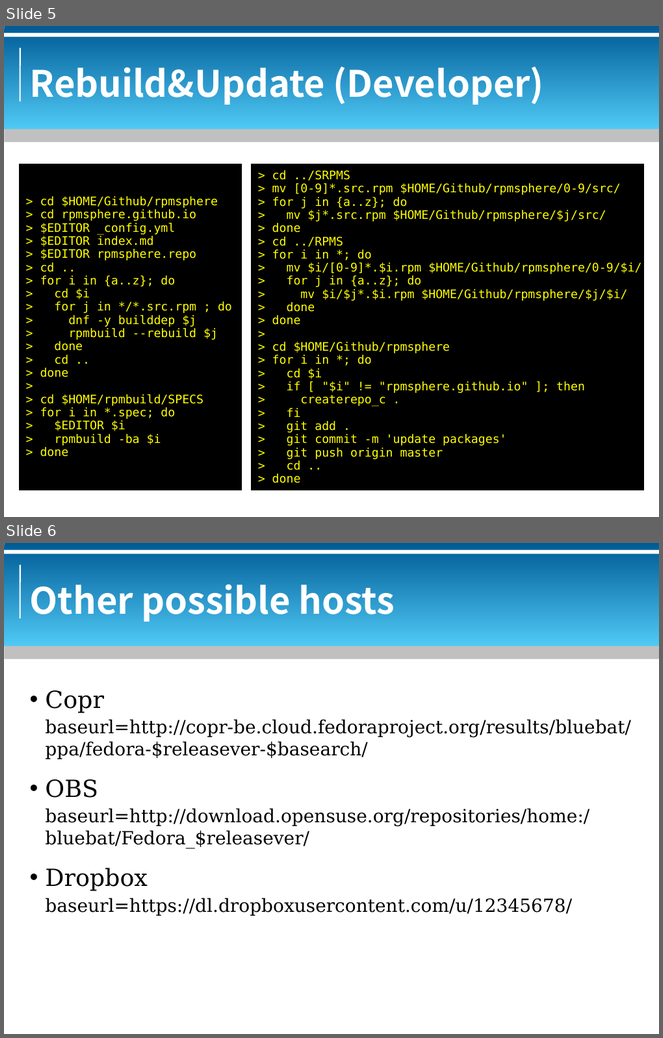
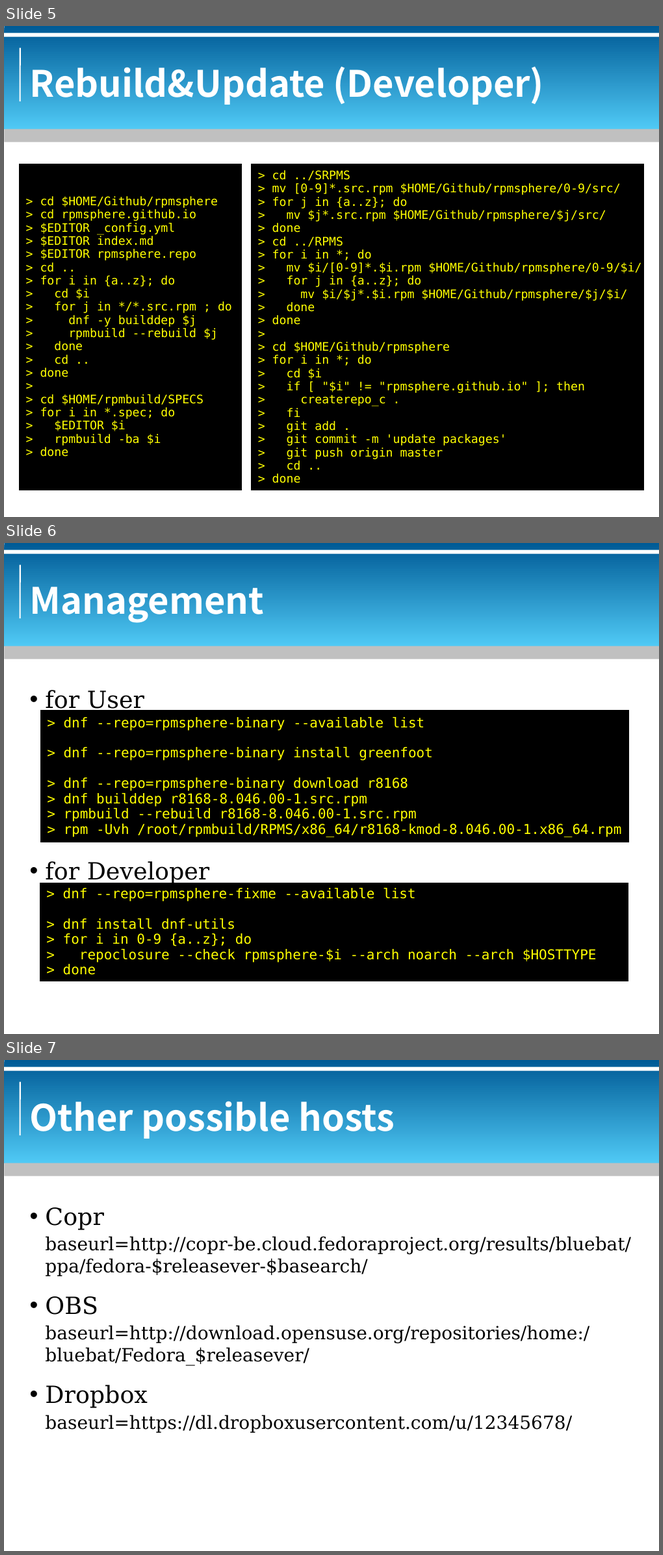
Before and after one commit to bluebat/.presentations, a slide deck: rpmsphere-repository.odp. Shown one above the other, each under a label of ours: slides 5 and 6 before the commit, slides 5, 6 and 7 after it. The pictures are 663x1038 and 663x1555 pixels, drawn with LibreOffice and Linux fonts; fonts in the diff are those of the drawing; background and template pictures are left out. Boxes give left, top, right and bottom in pixels: in the first picture for what was removed or moved away, otherwise in the second. Text is boxed around its words. In the diff, an @@ line names an element or a change of style, - is before the commit and + after.

```diff
--- a/rpmsphere-repository.odp
+++ b/rpmsphere-repository.odp
@@ slide 6 added at (x1=4, y1=543, x2=659, y2=1034), background #FFFFFF; not listed: 5 template elements that a slide beside it also shows @@
@@ title added at (x1=30, y1=587, x2=264, y2=623), 40 pt, text #FFFFFF, bold @@
+Management
@@ text added at (x1=45, y1=690, x2=210, y2=884), 26 pt, text #000000 @@
+• for User
+• for Developer
@@ rectangle added at (x1=40, y1=711, x2=629, y2=843), fill #000000, outline #000000 0 pt, 15 pt, text #FFFF00 @@
+> dnf --repo=rpmsphere-binary --available list
+> dnf --repo=rpmsphere-binary install greenfoot
+> dnf --repo=rpmsphere-binary download r8168
+> dnf builddep r8168-8.046.00-1.src.rpm
+> rpmbuild --rebuild r8168-8.046.00-1.src.rpm
+> rpm -Uvh /root/rpmbuild/RPMS/x86_64/r8168-kmod-8.046.00-1.x86_64.rpm
@@ rectangle added at (x1=40, y1=884, x2=629, y2=982), fill #000000, outline #000000 0 pt, 15 pt, text #FFFF00 @@
+> dnf --repo=rpmsphere-fixme --available list
+> dnf install dnf-utils
+> for i in 0-9 {a..z}; do
+> repoclosure --check rpmsphere-$i --arch noarch --arch $HOSTTYPE
+> done
@@ what was slide 6 is now slide 7 @@
```
Also in this commit, not shown: 3 slides changed, 1 other file.
